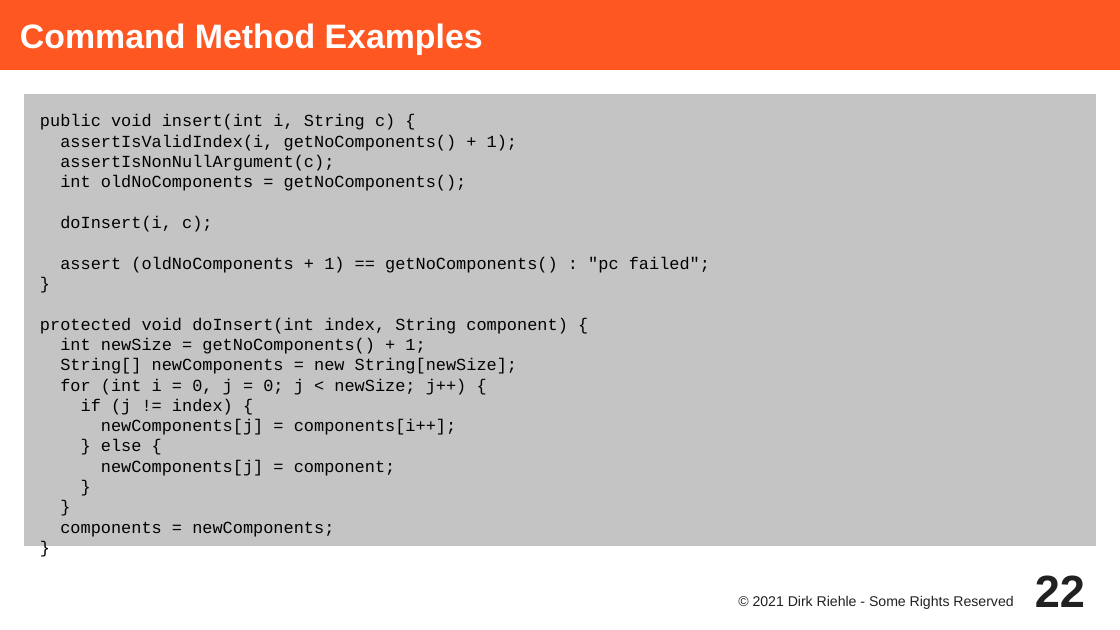
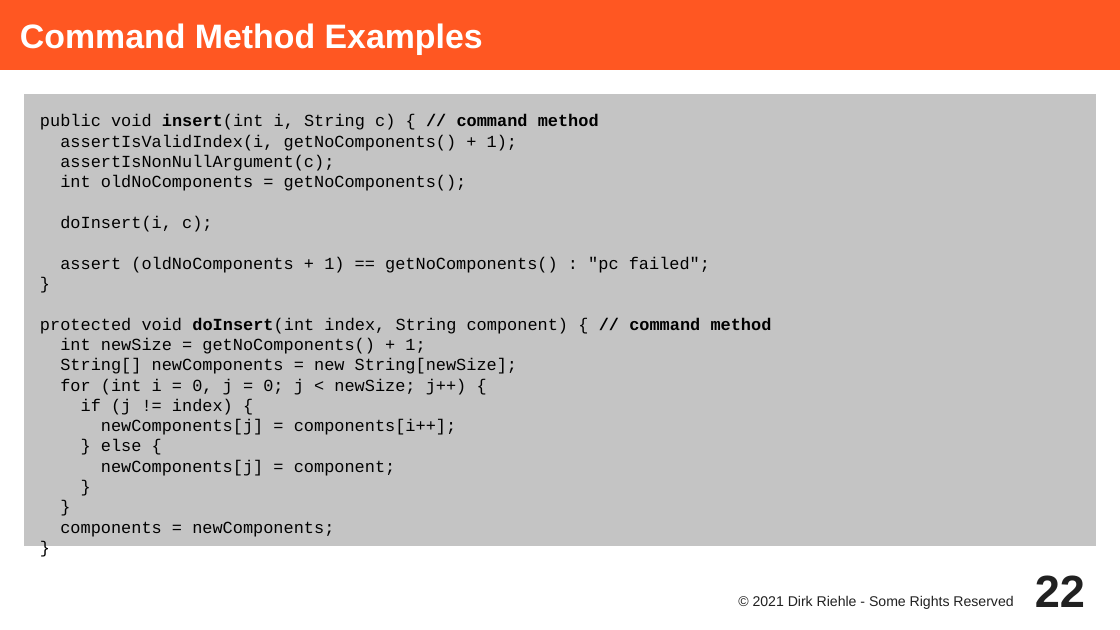
Before and after one commit to dirkriehle/adap-course, a slide deck: slide 22 of Lecture Slides/ADAP C01 - Method Types and Properties.odp. Drawn at 1120x630 pixels with LibreOffice and Linux fonts; fonts in the diff are those of the drawing. Boxes give left, top, right and bottom in pixels: in the first picture for what was removed or moved away, otherwise in the second. Text is boxed around its words. In the diff, an @@ line names an element or a change of style, - is before the commit and + after.

```diff
--- a/Lecture Slides/ADAP C01 - Method Types and Properties.odp
+++ b/Lecture Slides/ADAP C01 - Method Types and Properties.odp
@@ text at (40,114,599,130): text changed @@
-public void insert(int i, String c) {
+public void insert(int i, String c) { // command method
@@ text at (40,317,772,334): text changed @@
-protected void doInsert(int index, String component) {
+protected void doInsert(int index, String component) { // command method
```
Also in this commit, not shown: 15 other slides changed, 13 other files.
